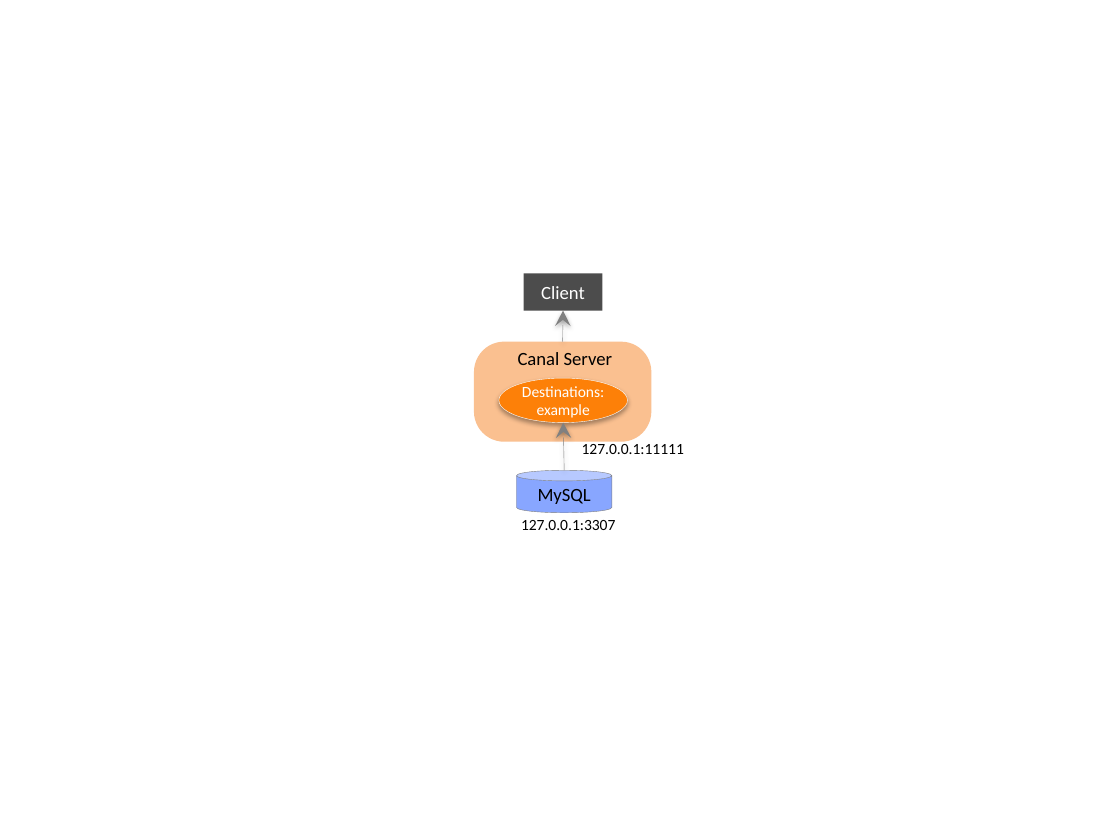
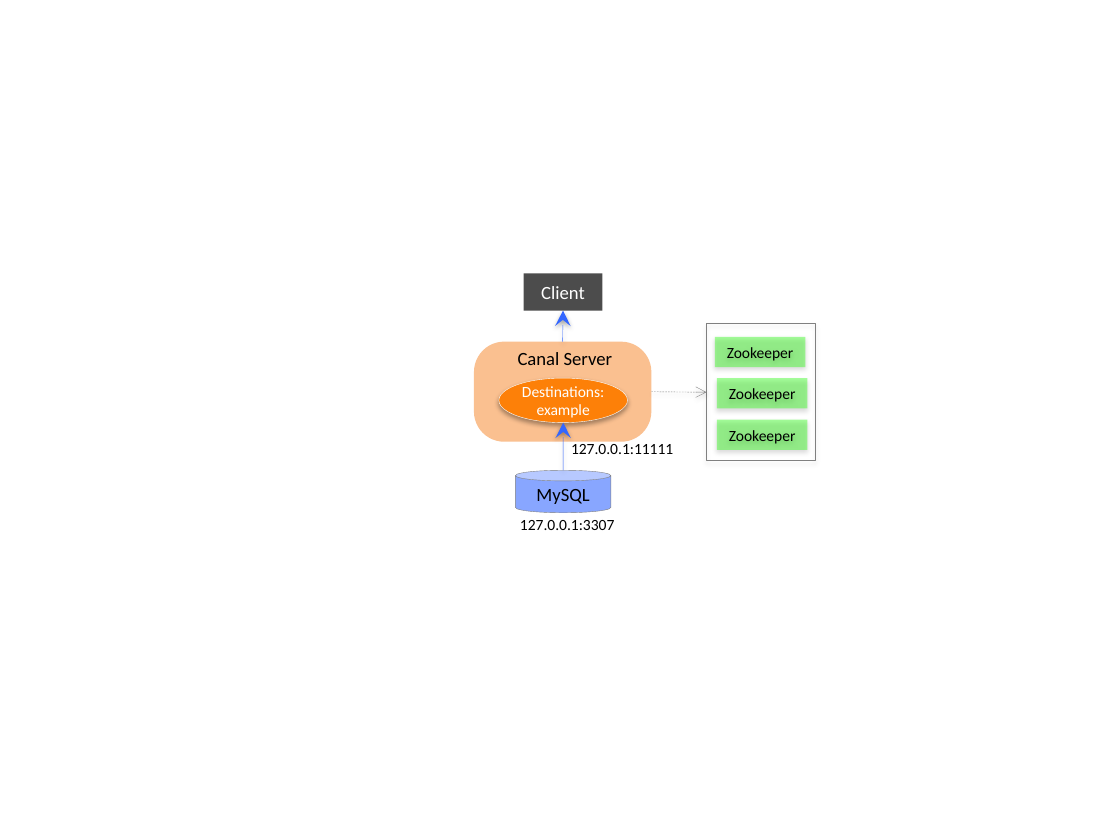
Before and after one commit to Richie-Leo/ydres, a slide deck: slide 1 of img/10/120/1010/canal-image-source.pptx. Drawn at 1120x840 pixels with LibreOffice and Linux fonts; fonts in the diff are those of the drawing. Boxes give left, top, right and bottom in pixels: in the first picture for what was removed or moved away, otherwise in the second. Text is boxed around its words. In the diff, an @@ line names an element or a change of style, - is before the commit and + after.

```diff
--- a/img/10/120/1010/canal-image-source.pptx
+++ b/img/10/120/1010/canal-image-source.pptx
@@ arrow (562, 342) - (563, 310): stroke #808080 0.25 pt to #3366FF 0.25 pt @@
@@ rectangle added at [707, 324, 815, 460], outline #808080 0.25 pt @@
@@ rectangle added at [715, 337, 805, 367], fill #21FF06 at 40% opacity, 10 pt, text #000000 @@
+Zookeeper
@@ rectangle added at [717, 379, 808, 409], fill #21FF06 at 40% opacity, 10 pt, text #000000 @@
+Zookeeper
@@ arrow added from (652, 392) to (707, 392), #808080 0.25 pt dashed @@
@@ text "127.0.0.1:11111": place and size @@
-text "127.0.0.1:11111" at [582, 441, 684, 454]
+text "127.0.0.1:11111" at [571, 441, 673, 454]
@@ arrow (563, 470) - (563, 422): stroke #808080 0.25 pt to #3366FF 0.25 pt @@
@@ rectangle added at [717, 420, 808, 450], fill #21FF06 at 40% opacity, 10 pt, text #000000 @@
+Zookeeper
```
Also in this commit, not shown: 2 other slides changed, 3 other files.
